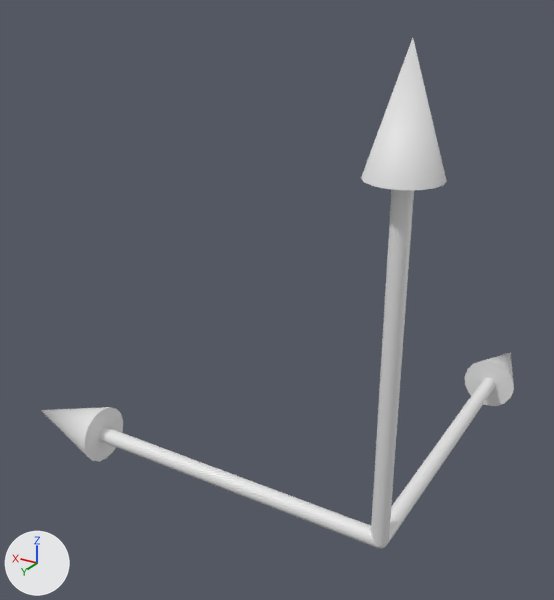
Renders of the glTF model resources/models/arrow.glb from each side of a commit.
Camera for both pictures: a 50 mm lens placed at (-24.8, 63.2, 57.1), pointed at (24.8, -19.5, 15.7). The lights are fixed; the arrows at lower left show +X, +Y and +Z. The first picture is the older version. Vertices at exactly the same position are counted once.

Objects in the first picture: '0_Forward', '1_Right', '2_Up'.
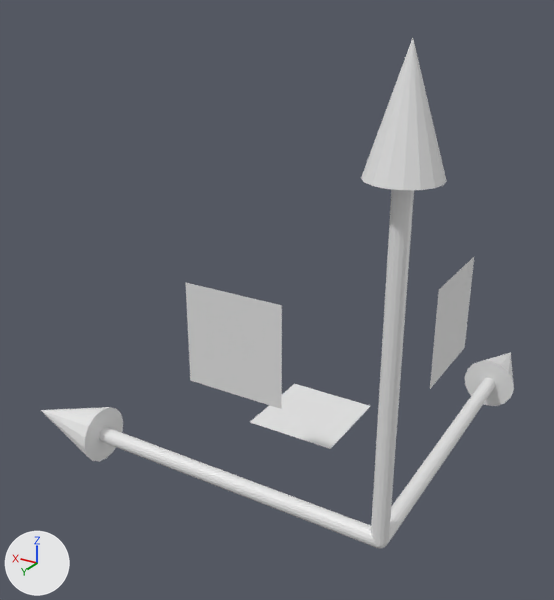
Pixel boxes (x1, y1, x2, y2) of what changed, in the pictures (554 x 600 px):
'3_XY_Plane', added: after (186, 283, 282, 409)
'4_YZ_Plane', added: after (250, 384, 370, 449)
'5_XZ_Plane', added: after (430, 257, 474, 389)
part 1 of me_cylinder_001, shading changed: (369, 38, 440, 543) in both

Edits to the bpy script that builds the scene:
```text
Change me_cylinder_001:
    where me_cylinder_001.from_pydata(...)  # 99 vertices, 176 faces; spans x -3.7..3.8, y -3.7..3.8, z -1.0..52.0
    used by ob_1_right; location = (0.0, 0.0, 0.0)
    me_cylinder_001 part 1: all faces are now shaded flat (160 of 176 changed)
Add me_plane_003:
    me_plane_003.from_pydata([(12.5, -25.0, 0.0), (25.0, -25.0, 0.0), (12.5, -12.5, 0.0), (25.0, -12.5, 0.0)], [], [(1, 2, 0), (1, 3, 2)])
Add ob_5_xz_plane:
    ob_5_xz_plane = bpy.data.objects.new('5_XZ_Plane', me_plane_003)
    ob_5_xz_plane.location = (0.0, 0.0, 0.0)
    ob_5_xz_plane.rotation_euler = (3.142, 1.571, 0.0)  # degrees (180, 90, 0)
    ob_5_xz_plane.scale = (-1.0, -1.0, -1.0)
Add ob_3_xy_plane:
    ob_3_xy_plane = bpy.data.objects.new('3_XY_Plane', me_plane_003.copy())
    ob_3_xy_plane.location = (0.0, 0.0, 0.0)
    ob_3_xy_plane.rotation_euler = (1.571, 0.0, 3.142)  # degrees (90, 0, 180)
    ob_3_xy_plane.scale = (-1.0, -1.0, -1.0)
Add ob_4_yz_plane:
    ob_4_yz_plane = bpy.data.objects.new('4_YZ_Plane', me_plane_003.copy())
    ob_4_yz_plane.location = (0.0, 0.0, 0.0)
```
